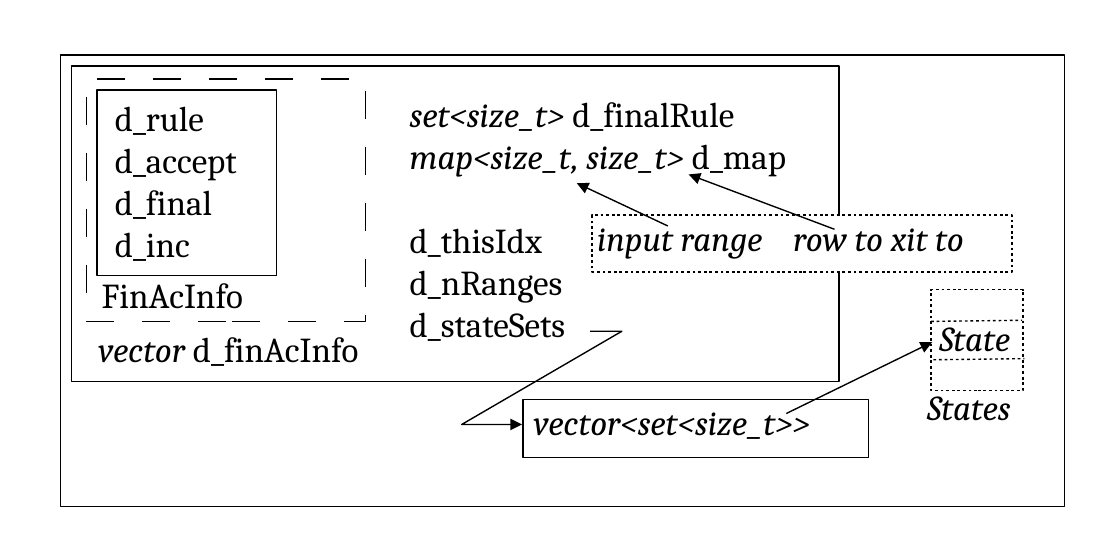
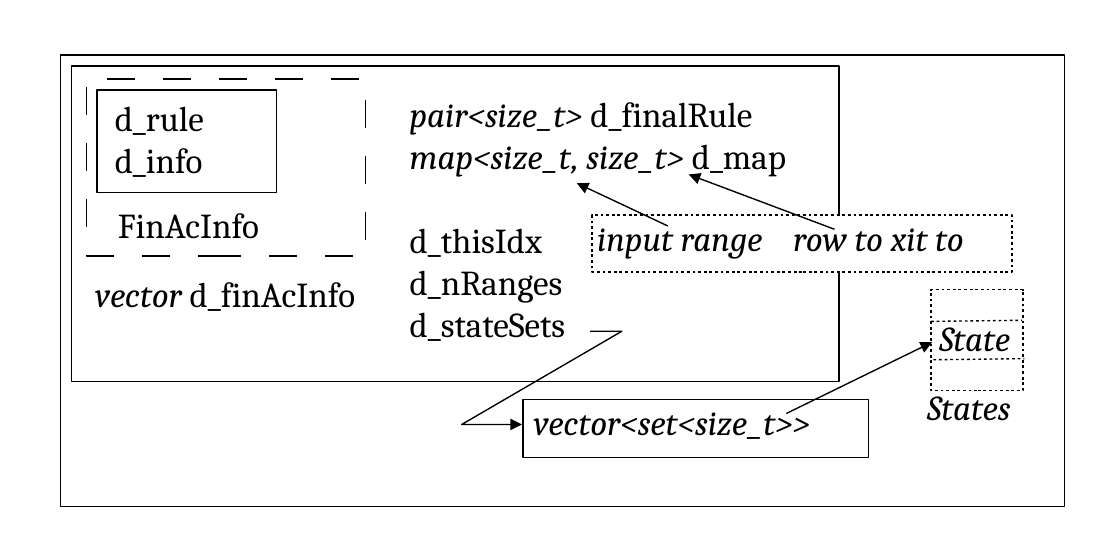
Before and after one commit to fbb-git/flexcpp, a slide deck: slide 1 of flexc++/documentation/manual/images/molds/dfarow.odp. Drawn at 1120x560 pixels with LibreOffice and Linux fonts; fonts in the diff are those of the drawing. Boxes give left, top, right and bottom in pixels: in the first picture for what was removed or moved away, otherwise in the second. Text is boxed around its words. In the diff, an @@ line names an element or a change of style, - is before the commit and + after.

```diff
--- a/flexc++/documentation/manual/images/molds/dfarow.odp
+++ b/flexc++/documentation/manual/images/molds/dfarow.odp
@@ rectangle: place and size @@
-rectangle at [87, 78, 365, 321]
+rectangle at [87, 78, 365, 255]
@@ rectangle: place and size @@
-rectangle at [97, 90, 276, 274]
+rectangle at [97, 90, 276, 192]
@@ text at [410, 102, 752, 135]: text changed @@
-set<size_t> d_finalRule
+pair<size_t> d_finalRule
@@ text at [115, 148, 203, 177]: text changed @@
-d_accept
-d_final
-d_inc
+d_info
@@ text "FinAcInfo": place and size @@
-text "FinAcInfo" at [102, 283, 243, 309]
+text "FinAcInfo" at [118, 213, 259, 239]
@@ text "vector d_finAcInfo": place and size @@
-text "vector d_finAcInfo" at [98, 337, 359, 366]
+text "vector d_finAcInfo" at [95, 282, 356, 311]
```
Also in this commit, not shown: 11 other files.
